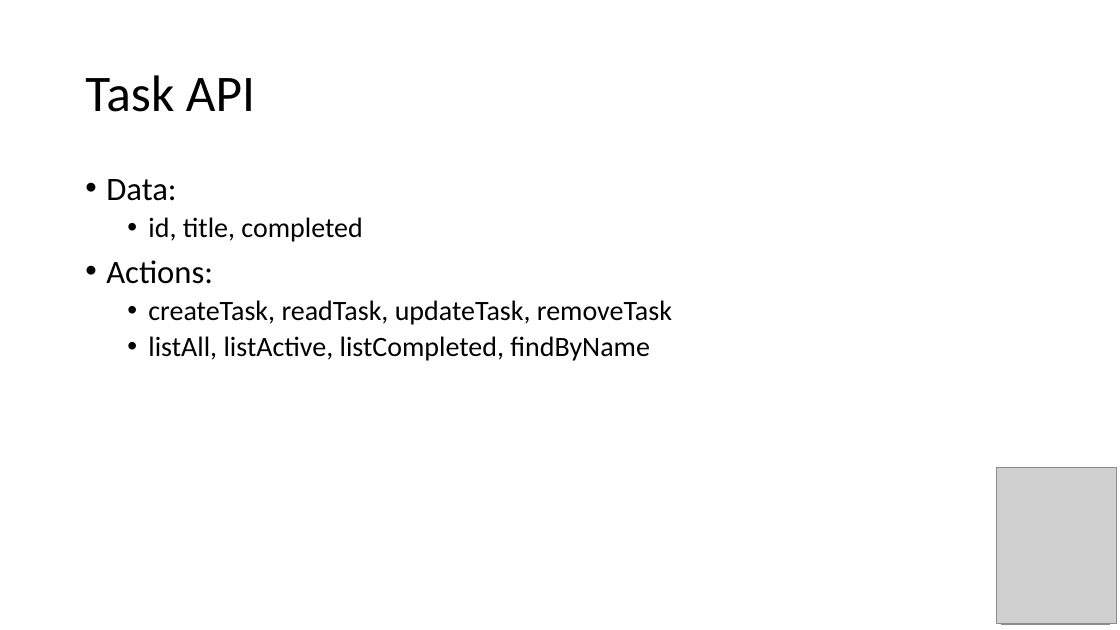
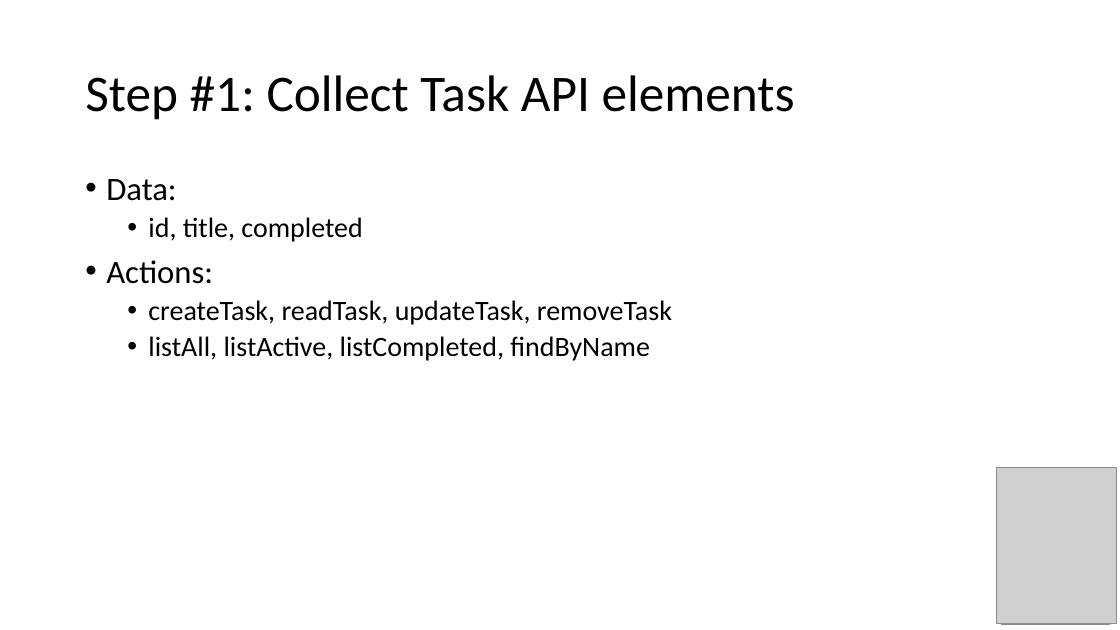
Before and after one commit to apiacademy/2016-04-qcon-sao-paulo, a slide deck: slide 3 of slides/01-x-map-api.pptx. Drawn at 1120x630 pixels with LibreOffice and Linux fonts; fonts in the diff are those of the drawing; grey boxes stand for pictures. Boxes give left, top, right and bottom in pixels: in the first picture for what was removed or moved away, otherwise in the second. Text is boxed around its words. In the diff, an @@ line names an element or a change of style, - is before the commit and + after.

```diff
--- a/slides/01-x-map-api.pptx
+++ b/slides/01-x-map-api.pptx
@@ title at (85, 75, 795, 120): text changed @@
-Task API
+Step #1: Collect Task API elements
```
Also in this commit, not shown: 1 other slide changed, 3 other files.
